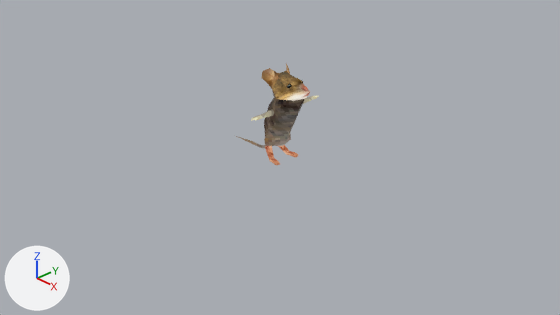
Two versions of the Blender file blender/mouse.blend, one commit apart.
Both versions are drawn from the file's camera 'Camera'. The axes (+X, +Y, +Z) are drawn at lower left. The lights are the same throughout.
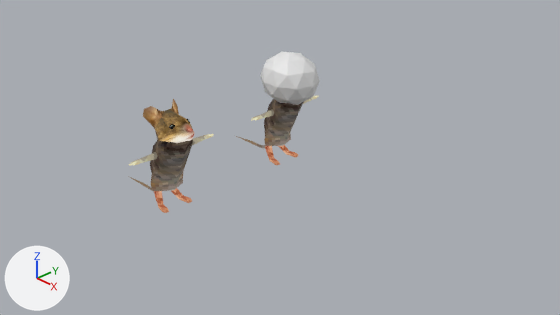
Boxes (x1, y1, x2, y2) around the edits, measured in the pictures (560 x 315 px):
'Cube.003', shown (brown)
    after: (128, 99, 214, 213)
'Icosphere', shown
    after: (260, 51, 320, 105)

The change in detail:
Object 'Cube.003' (ob_cube_003) is now shown.
Object 'Icosphere' (ob_icosphere) is now shown.
